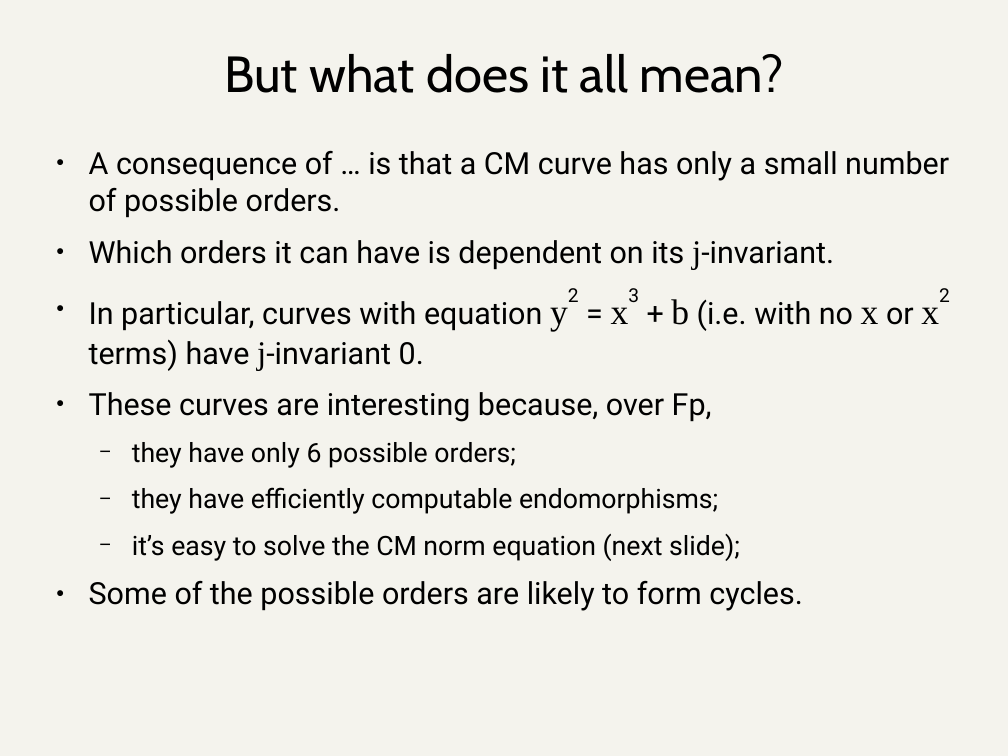
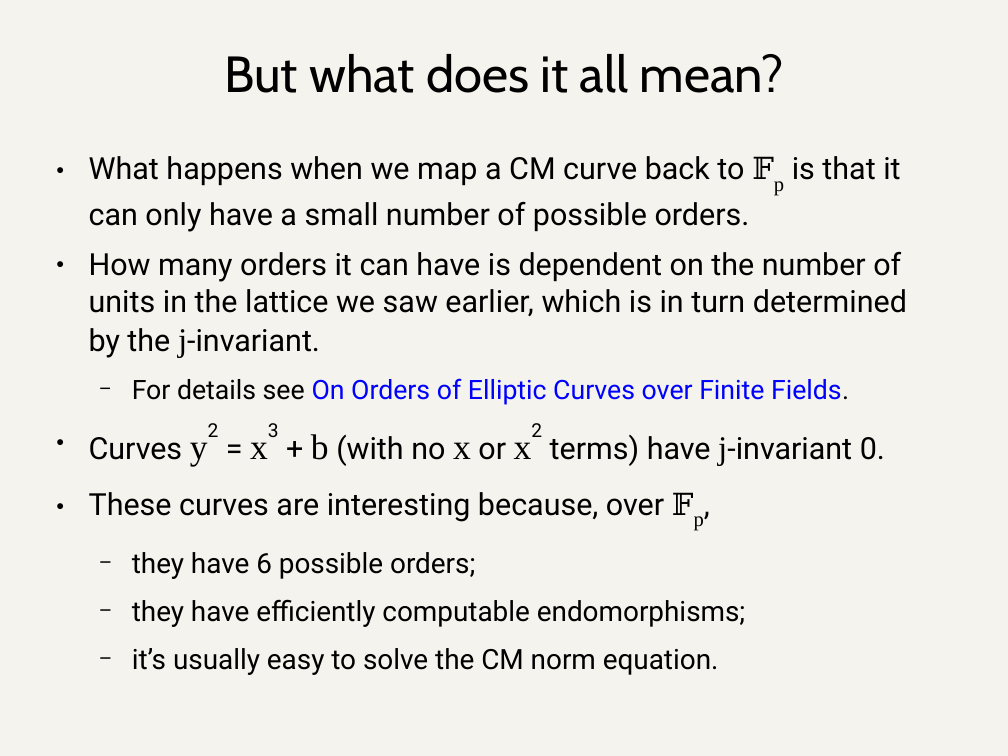
Before and after one commit to daira/halographs, a slide deck: slide 15 of halographs.odp (slide 13 before the commit). Drawn at 1008x756 pixels with LibreOffice and Linux fonts; fonts in the diff are those of the drawing. Boxes give left, top, right and bottom in pixels: in the first picture for what was removed or moved away, otherwise in the second. Text is boxed around its words. In the diff, an @@ line names an element or a change of style, - is before the commit and + after.

```diff
--- a/halographs.odp
+++ b/halographs.odp
@@ text at (89, 156, 907, 579): text changed @@
-● A consequence of … is that a CM curve has only a small number of possible orders.
-● Which orders it can have is dependent on its j-invariant.
-● In particular, curves with equation y2 = x3 + b (i.e. with no x or x2 terms) have j-invariant 0.
-● These curves are interesting because, over Fp,
-  − they have only 6 possible orders;
+● What happens when we map a CM curve back to 𝔽p is that it can only have a small number of possible orders.
+● How many orders it can have is dependent on the number of units in the lattice we saw earlier, which is in turn determined by the j-invariant.
+  − For details see On Orders of Elliptic Curves over Finite Fields.
+● Curves y2 = x3 + b (with no x or x2 terms) have j-invariant 0.
+● These curves are interesting because, over 𝔽p,
+  − they have 6 possible orders;
@@ text at (132, 599, 746, 627): size 21 to 22 pt in "they have efficiently computable endomorphisms;" @@
@@ text at (132, 648, 719, 675): text changed; size 24 to 22 pt @@
-  − it’s easy to solve the CM norm equation (next slide);
-● Some of the possible orders are likely to form cycles.
+  − it’s usually easy to solve the CM norm equation.
```
Also in this commit, not shown: 16 other slides changed, 16 slides added, 11 slides removed, 17 other files.
